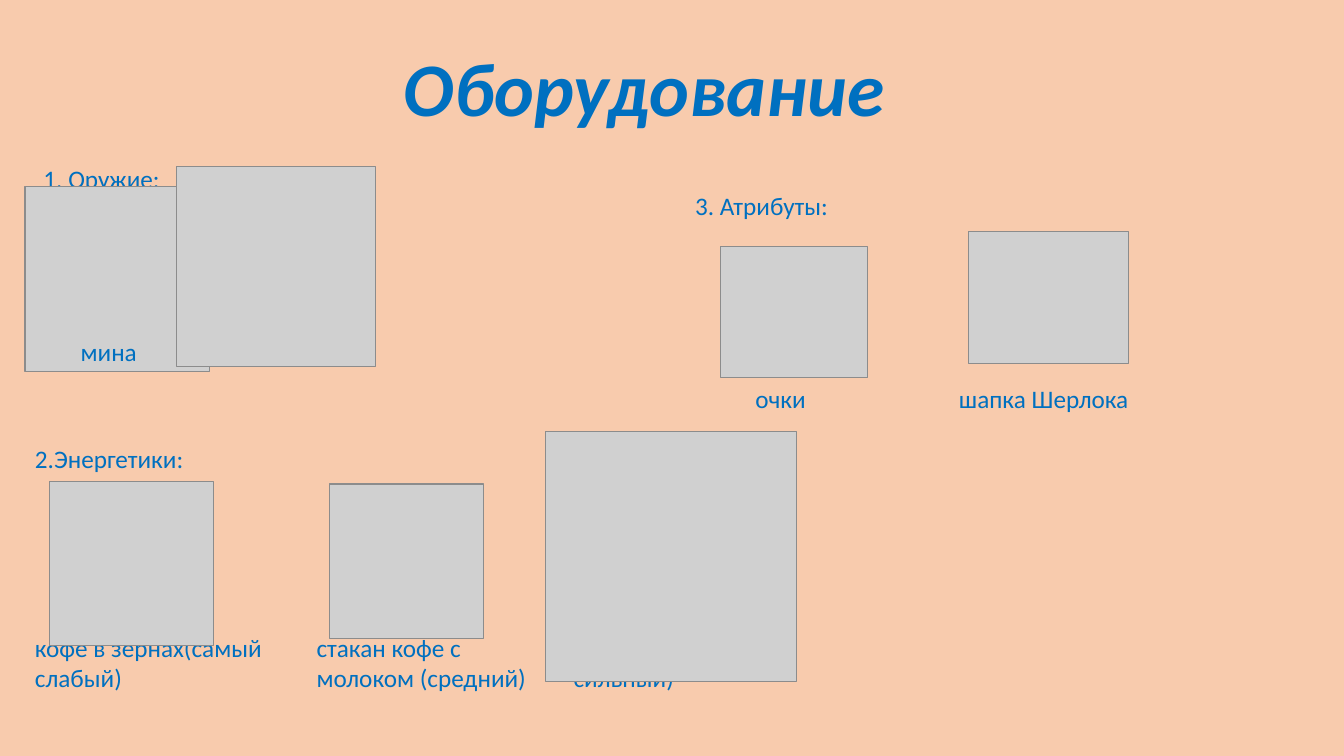
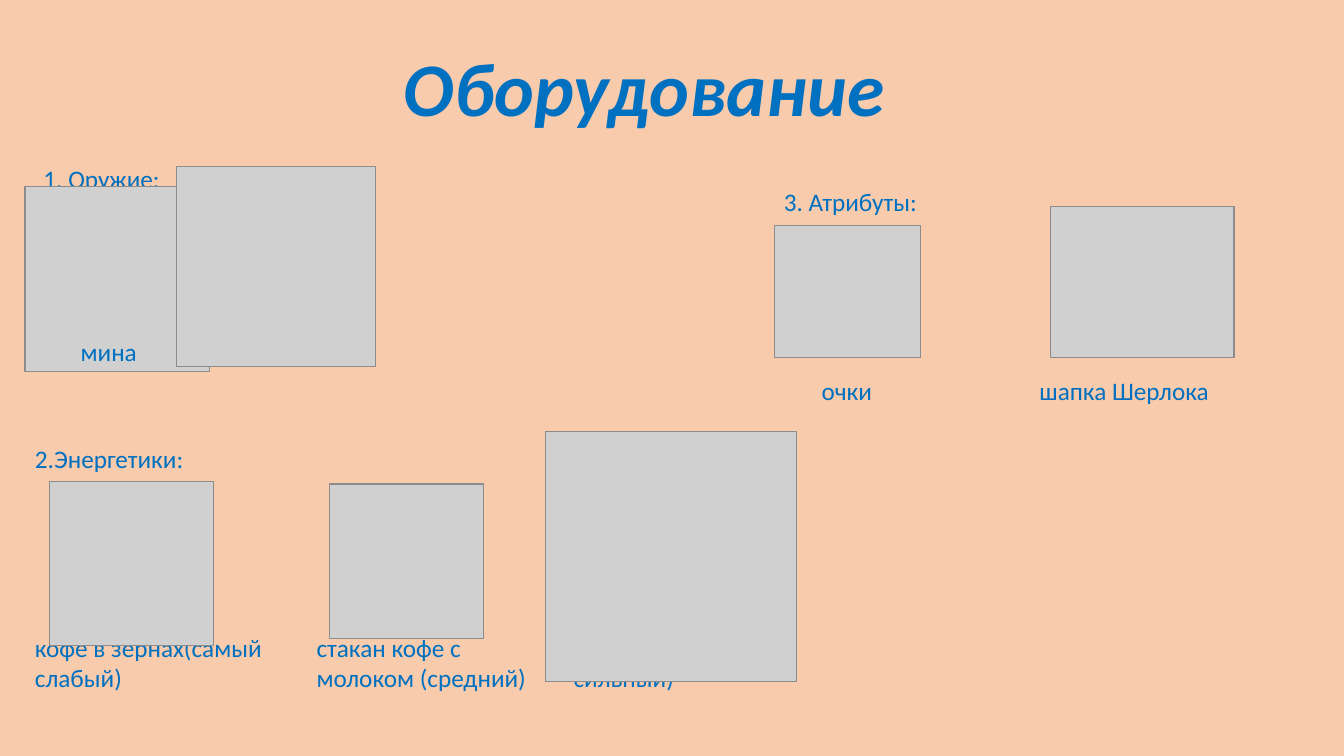
Before and after one commit to marivavd/pursuit-of-coffee, a slide deck: slide 7 of pursuit_of_coffee.pptx. Drawn at 1344x756 pixels with LibreOffice and Linux fonts; fonts in the diff are those of the drawing; grey boxes stand for pictures. Boxes give left, top, right and bottom in pixels: in the first picture for what was removed or moved away, otherwise in the second. Text is boxed around its words. In the diff, an @@ line names an element or a change of style, - is before the commit and + after.

```diff
--- a/pursuit_of_coffee.pptx
+++ b/pursuit_of_coffee.pptx
@@ text "3. Атрибуты:": place and size @@
-text "3. Атрибуты:" at bbox=[695, 198, 828, 219]
+text "3. Атрибуты:" at bbox=[784, 194, 917, 215]
@@ picture: place and size @@
-picture at bbox=[968, 232, 1129, 364]
+picture at bbox=[1051, 207, 1234, 357]
@@ picture: place and size @@
-picture at bbox=[721, 246, 868, 378]
+picture at bbox=[774, 225, 922, 357]
@@ text "очки": place and size @@
-text "очки" at bbox=[755, 395, 805, 408]
+text "очки" at bbox=[822, 387, 872, 400]
@@ text "шапка Шерлока": place and size @@
-text "шапка Шерлока" at bbox=[959, 391, 1129, 412]
+text "шапка Шерлока" at bbox=[1039, 383, 1209, 404]
```
Also in this commit, not shown: 5 other slides changed, 1 slide added.
